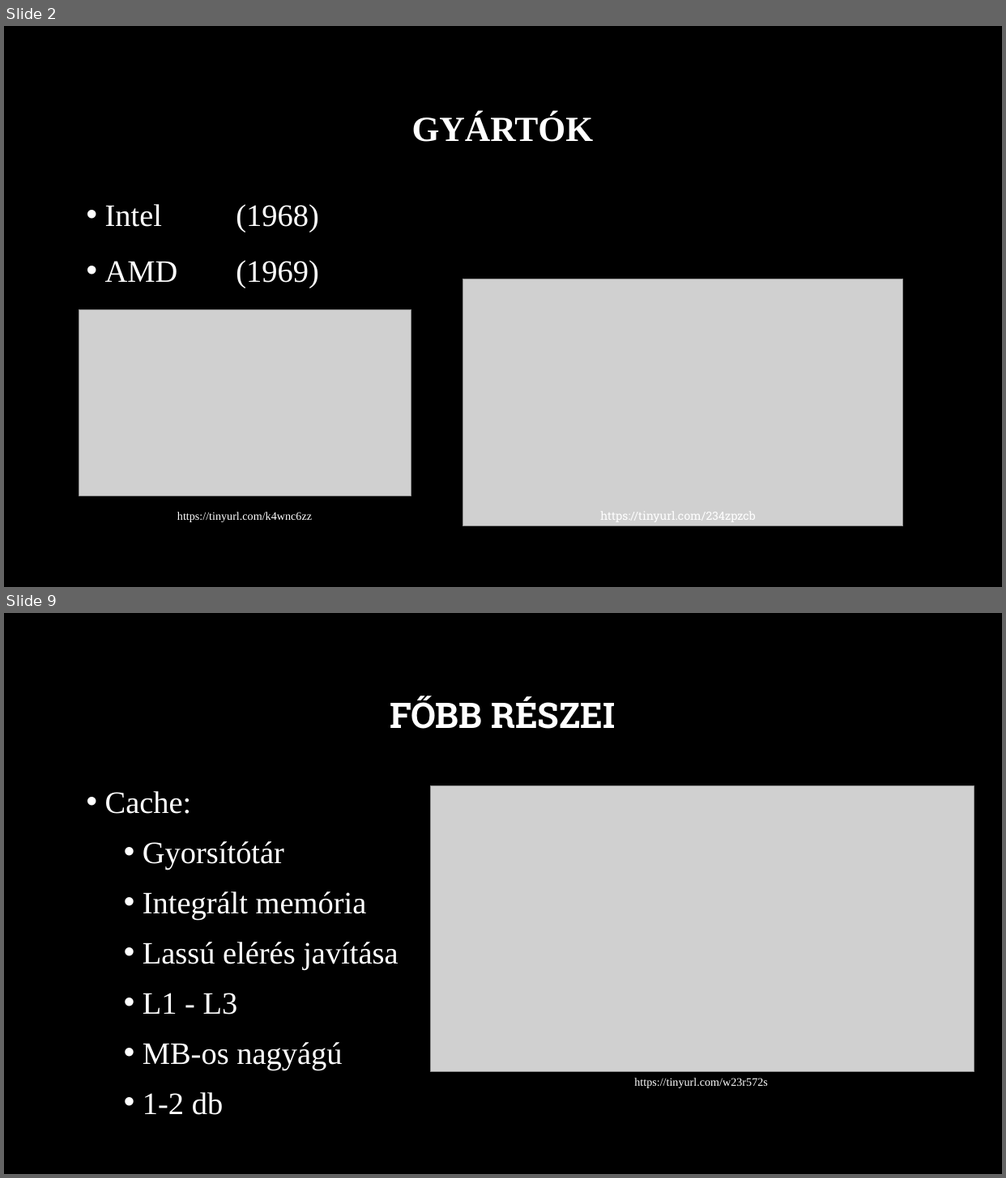
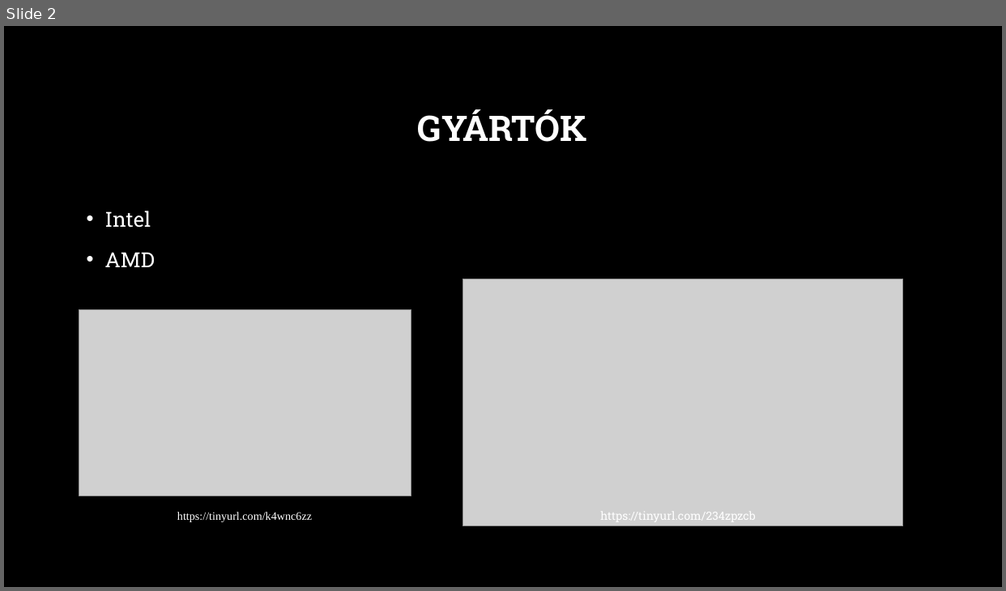
Before and after one commit to MszrsRicsi/Paprika, a slide deck: Processzorok.pptx. Shown one above the other, each under a label of ours: slides 2 and 9 before the commit, slide 2 after it; the slides between them are not shown. The pictures are 1006x1178 and 1006x591 pixels, drawn with LibreOffice and Linux fonts; fonts in the diff are those of the drawing; grey boxes stand for pictures; background and template pictures are left out. Boxes give left, top, right and bottom in pixels: in the first picture for what was removed or moved away, otherwise in the second. Text is boxed around its words. In the diff, an @@ line names an element or a change of style, - is before the commit and + after.

```diff
--- a/Processzorok.pptx
+++ b/Processzorok.pptx
@@ slide 9 removed at [4,613,1002,1174], background picture (left out) @@
@@ title removed at [390,696,615,729] @@
-FŐBB RÉSZEI
@@ text removed at [105,791,398,1115] @@
-• Cache:
-  • Gyorsítótár
-  • Integrált memória
-  • Lassú elérés javítása
-  • L1 - L3
-  • MB-os nagyágú
-  • 1-2 db
@@ picture removed at [431,786,974,1072] @@
@@ text removed at [634,1078,768,1088] @@
-https://tinyurl.com/w23r572s
@@ slide 2 changed as well @@
@@ title "GYÁRTÓK" at [418,109,587,142]: font Times New Roman to Roboto Slab @@
@@ text at [105,211,155,267]: text changed; size 30 to 20 pt; font Times New Roman to Roboto Slab @@
-• Intel (1968)
-• AMD (1969)
+• Intel
+• AMD
```
Also in this commit, not shown: 3 other slides changed, 6 slides added, 8 other slides removed, 2 other files.
